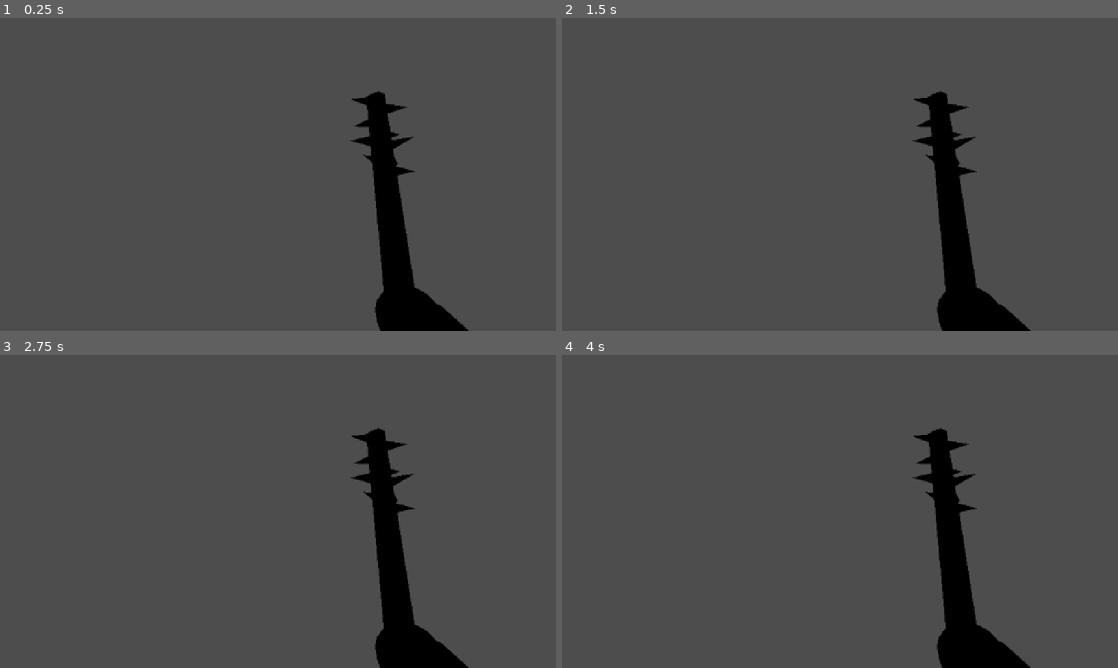
Above: before the commit, frames 1-4 (two rows, left to right).
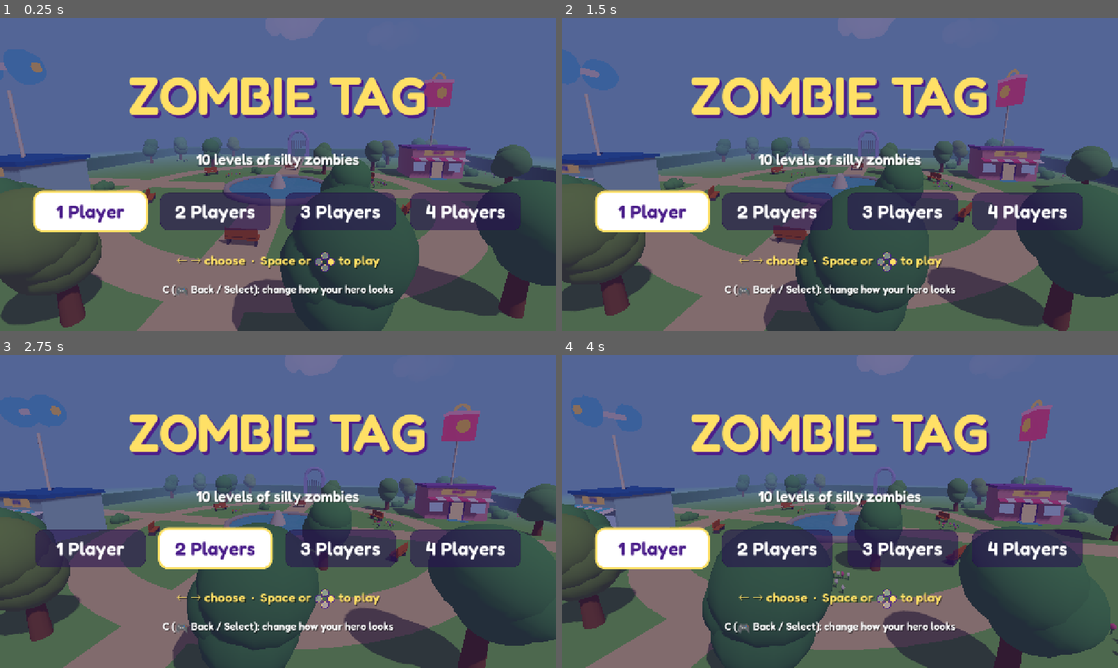
Above: after the commit, the same moments.

Repository: BennyWebb/zombie-tag
Game: Godot game, scene res://scenes/main.tscn
The game is run twice, just before and just after one commit, with the same random seed, the same clock (stepped at 60 frames per second) and the same inputs.
Inputs:
- Up to frame 1 (0.25 s): no input
- Up to frame 2 (1.5 s): tap Enter at 0.5, 0.6 s; hold D (menu_right) 0.53-1.28 s; hold Escape (menu_back) from 1.28 s (still down); tap Keypad Enter at 1.35 s
- Up to frame 3 (2.75 s): release Escape (menu_back) at 2.03 s; hold D (menu_right) from 2.03 s (still down); tap Backspace at 2.1 s
- Up to frame 4 (4 s): release D (menu_right) at 2.78 s; hold W (menu_up) 2.78-3.53 s; tap Q at 2.85 s; hold A (menu_left) from 3.53 s (still down); tap Shift at 3.6 s

The runs differ from the first frame. In frame 1, 90% of the frame differs, in the area x 0-100%, y 0-100%; in frame 2, 92%; in frame 3, 92%; in frame 4, 93%.
Error before the commit: Parse Error: Cannot infer the type of "who" variable because the value doesn't have a set type. (res://scripts/screens.gd:374)

Commit message:
Godot: fix the title screen's welcome line (its type couldn't be worked out)
Co-Authored-By: Claude Opus 5.5 <noreply@anthropic.com>
Claude-Session: https://claude.ai/code/session_01LLQA4ZnRtB4LSabNngitDm

Diff:
--- a/godot/scripts/screens.gd
+++ b/godot/scripts/screens.gd
@@ -371,7 +371,7 @@
 		if d:
 			names.append(d.look.name)
 	# ("Lily", "Lily and Rose", or "Lily, Rose and Daisy")
-	var who := " and ".join(names) if names.size() <= 2 else ", ".join(names.slice(0, -1)) + " and " + names[-1]
+	var who: String = " and ".join(names) if names.size() <= 2 else ", ".join(names.slice(0, -1)) + " and " + names[-1]
 	column.add_child(line("Welcome back, %s!" % who if names else "10 levels of silly zombies", 34, Color.WHITE))
 	column.add_child(gap(10))
 	column.add_child(cards(["1 Player", "2 Players", "3 Players", "4 Players"], choice, 220))
